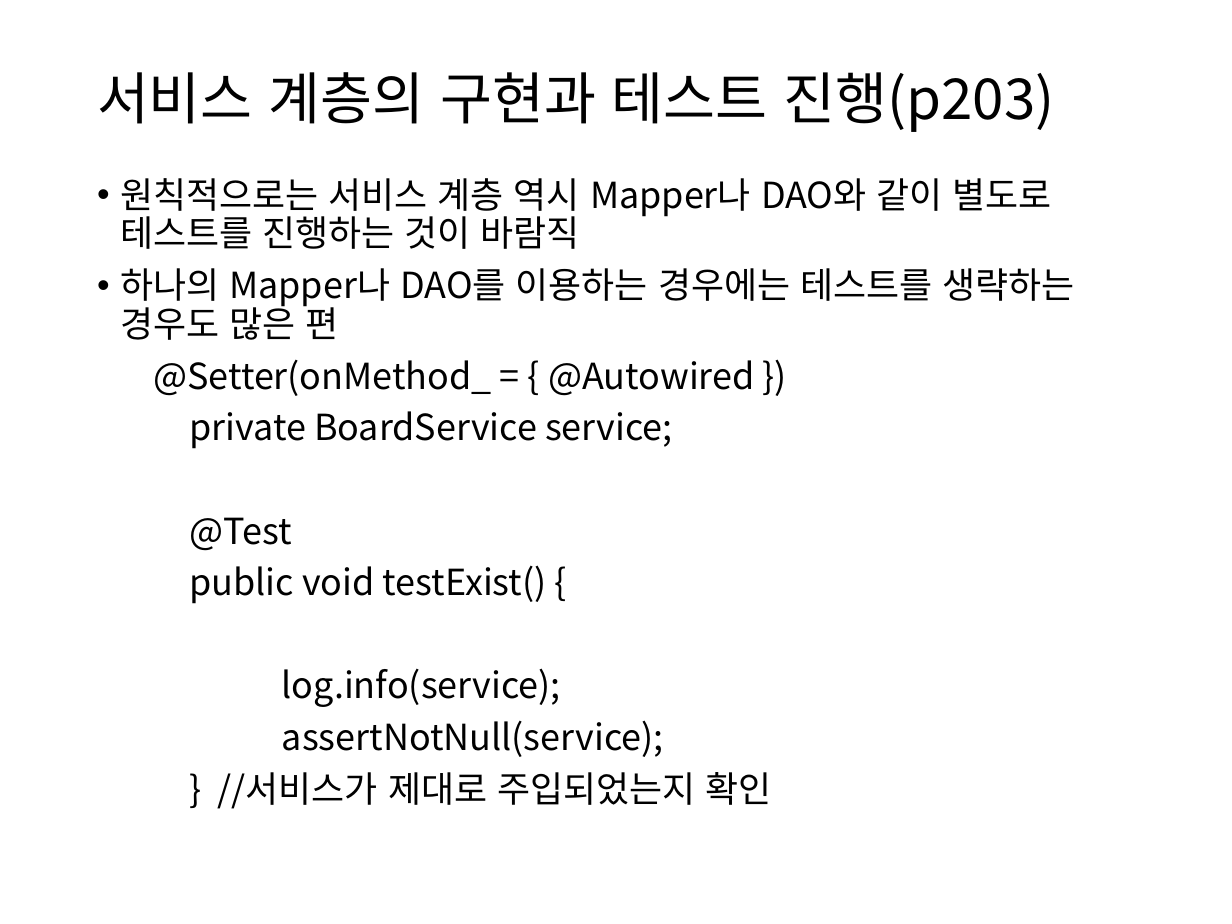
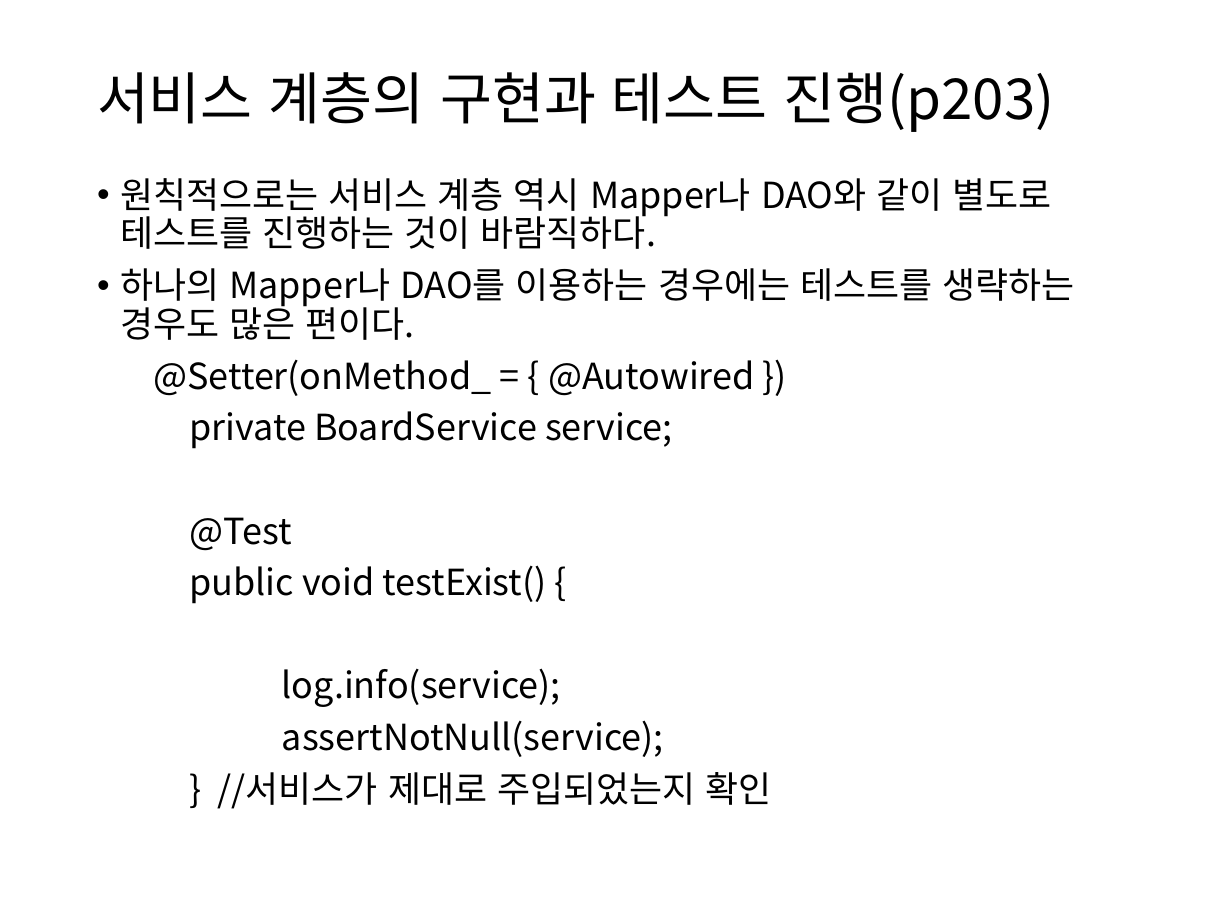
Before and after one commit to itrecipe/Web_Study_ez, a slide deck: slide 36 of spring - 학습자료/PART3.pptx. Drawn at 1232x924 pixels with LibreOffice and Linux fonts; fonts in the diff are those of the drawing. Boxes give left, top, right and bottom in pixels: in the first picture for what was removed or moved away, otherwise in the second. Text is boxed around its words. In the diff, an @@ line names an element or a change of style, - is before the commit and + after.

```diff
--- a/spring - 학습자료/PART3.pptx
+++ b/spring - 학습자료/PART3.pptx
@@ text at bbox=[120, 178, 1075, 340]: text changed @@
-• 원칙적으로는 서비스 계층 역시 Mapper나 DAO와 같이 별도로 테스트를 진행하는 것이 바람직
-• 하나의 Mapper나 DAO를 이용하는 경우에는 테스트를 생략하는 경우도 많은 편
+• 원칙적으로는 서비스 계층 역시 Mapper나 DAO와 같이 별도로 테스트를 진행하는 것이 바람직하다.
+• 하나의 Mapper나 DAO를 이용하는 경우에는 테스트를 생략하는 경우도 많은 편이다.
```
Also in this commit, not shown: 6 other slides changed, 2 slides added.
